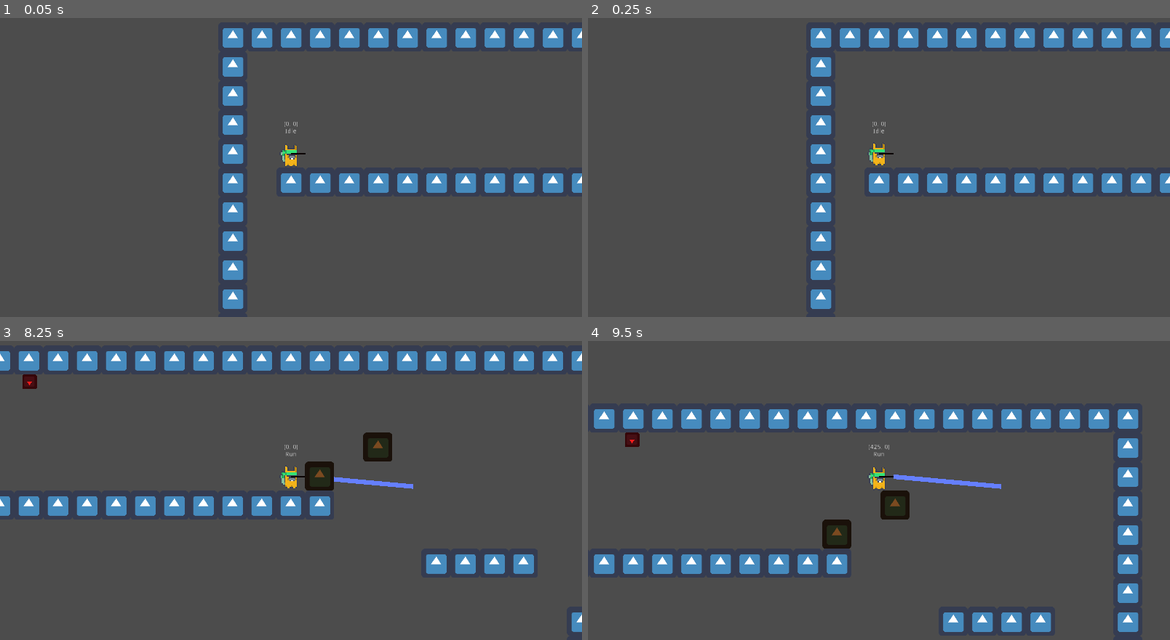
Above: before the commit, frames 1-4 (two rows, left to right).
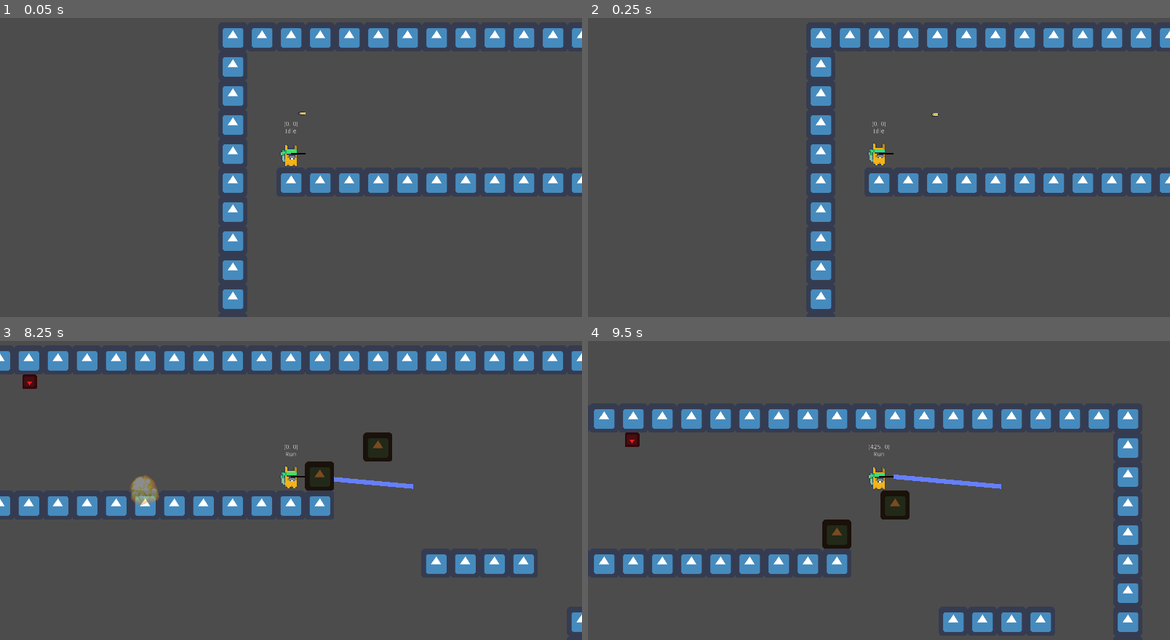
Above: after the commit, the same moments.

Repository: fruitdude/godot-metroidvania
Game: Godot game, scene res://src/main/Main.tscn
Same seed, same stepped clock (60 frames per second), same inputs: the game is played once before the commit and once after it. The engine's default icon, where the game draws it, is replaced by a stand-in: a white triangle on a blue panel in a dark square.
Inputs (mouse positions are in pixels of both pictures, inside the frame that each line leads up to):
- Up to frame 1 (0.05 s): no input
- Up to frame 2 (0.25 s): no input
- Up to frame 3 (8.25 s): move the mouse to (419, 460) at 0.52 s; press the mouse at (419, 460) at 0.53 s; hold D (move_right) 0.53-2.03 s; tap Space (jump) at 0.77, 1.52, 3.02, 3.77, 4.52, 6.02, 6.77, 7.52 s; move the mouse to (174, 493) at 1.27 s; release the mouse at (174, 493) at 1.28 s; tap Shift (stay_stationary) every 1.5 s from 1.35 to 7.35 s; move the mouse to (349, 403) at 2.02 s; press the mouse at (349, 403) at 2.03 s; hold A (move_left) 2.03-2.78 s; move the mouse to (261, 541) at 2.77 s; release the mouse at (261, 541) at 2.78 s; hold D (move_right) 2.78-4.28 s; move the mouse to (465, 526) at 3.52 s; press the mouse at (465, 526) at 3.53 s; move the mouse to (116, 427) at 4.27 s; release the mouse at (116, 427) at 4.28 s; hold A (move_left) 4.28-5.03 s; move the mouse to (320, 475) at 5.02 s; press the mouse at (320, 475) at 5.03 s; hold D (move_right) 5.03-5.78 s; move the mouse to (203, 394) at 5.77 s; release the mouse at (203, 394) at 5.78 s; hold A (move_left) 5.78-7.28 s; move the mouse to (419, 460) at 6.52 s; press the mouse at (419, 460) at 6.53 s; move the mouse to (174, 493) at 7.27 s; release the mouse at (174, 493) at 7.28 s; hold D (move_right) from 7.28 s (still down); move the mouse to (349, 403) at 8.02 s; press the mouse at (349, 403) at 8.03 s
- Up to frame 4 (9.5 s): keep holding D (move_right); move the mouse to (849, 541) at 8.77 s; release the mouse at (849, 541) at 8.78 s; tap Shift (stay_stationary) at 8.85 s; tap Space (jump) at 9.02 s

The runs differ from the first frame. In frame 1, less than 0.1% of the frame differs, in the area x 51-53%, y 31-33%; in frame 2, less than 0.1%; in frame 3, 0.4%, in the area x 22-28%, y 44-55%; in frame 4, nothing differs.

Commit message:
explosion logic

Diff:
--- a/src/main/Main.tscn
+++ b/src/main/Main.tscn
@@ -1,9 +1,10 @@
-[gd_scene load_steps=7 format=2]
+[gd_scene load_steps=9 format=2]
 
 [ext_resource path="res://icon.png" type="Texture" id=1]
 [ext_resource path="res://src/player/Player.tscn" type="PackedScene" id=2]
 [ext_resource path="res://src/destructibles/box/Box.tscn" type="PackedScene" id=3]
 [ext_resource path="res://src/enemies/snail/SnailPath.tscn" type="PackedScene" id=4]
+[ext_resource path="res://src/weapons/Grenade/Grenade.tscn" type="PackedScene" id=5]
 
 [sub_resource type="ConvexPolygonShape2D" id=1]
 points = PoolVector2Array( 64, 64, 0, 64, 0, 0, 64, 0 )
@@ -30,6 +31,9 @@
 "shape_transform": Transform2D( 1, 0, 0, 1, 0, 0 )
 } ]
 0/z_index = 0
+
+[sub_resource type="PhysicsMaterial" id=3]
+bounce = 0.5
 
 [node name="Main" type="Node2D"]
 
@@ -75,5 +79,9 @@
 [node name="PathFollow2D" parent="Enemies/SnailPath" index="0"]
 position = Vector2( 564.764, 432 )
 
+[node name="Grenade" parent="." instance=ExtResource( 5 )]
+position = Vector2( 168, -56 )
+physics_material_override = SubResource( 3 )
+
 [editable path="Enemies/SnailPath"]
 [editable path="Enemies/SnailPath/PathFollow2D/Snail"]
--- /dev/null
+++ b/src/weapons/Grenade/Explosion/Explosion.gd
@@ -0,0 +1,8 @@
+extends Area2D
+
+
+export(NodePath) onready var anim_player = get_node(anim_player) as AnimationPlayer
+
+
+func _ready():
+	anim_player.play("explosion")
--- /dev/null
+++ b/src/weapons/Grenade/Explosion/Explosion.tscn
@@ -0,0 +1,140 @@
+[gd_scene load_steps=6 format=2]
+
+[ext_resource path="res://assets/grenade/explosion/Explosion.png" type="Texture" id=1]
+[ext_resource path="res://src/weapons/Grenade/Explosion/Explosion.gd" type="Script" id=2]
+
+[sub_resource type="CircleShape2D" id=2]
+radius = 22.0907
+
+[sub_resource type="Animation" id=3]
+length = 0.001
+tracks/0/type = "value"
+tracks/0/path = NodePath("CollisionShape2D:shape:radius")
+tracks/0/interp = 1
+tracks/0/loop_wrap = true
+tracks/0/imported = false
+tracks/0/enabled = true
+tracks/0/keys = {
+"times": PoolRealArray( 0 ),
+"transitions": PoolRealArray( 1 ),
+"update": 0,
+"values": [ 22.0907 ]
+}
+tracks/1/type = "value"
+tracks/1/path = NodePath("Sprite:frame")
+tracks/1/interp = 1
+tracks/1/loop_wrap = true
+tracks/1/imported = false
+tracks/1/enabled = true
+tracks/1/keys = {
+"times": PoolRealArray( 0 ),
+"transitions": PoolRealArray( 1 ),
+"update": 0,
+"values": [ 0 ]
+}
+tracks/2/type = "value"
+tracks/2/path = NodePath("CollisionShape2D:disabled")
+tracks/2/interp = 1
+tracks/2/loop_wrap = true
+tracks/2/imported = false
+tracks/2/enabled = true
+tracks/2/keys = {
+"times": PoolRealArray( 0 ),
+"transitions": PoolRealArray( 1 ),
+"update": 0,
+"values": [ false ]
+}
+tracks/3/type = "value"
+tracks/3/path = NodePath("Sprite:self_modulate")
+tracks/3/interp = 1
+tracks/3/loop_wrap = true
+tracks/3/imported = false
+tracks/3/enabled = true
+tracks/3/keys = {
+"times": PoolRealArray( 0 ),
+"transitions": PoolRealArray( 1 ),
+"update": 0,
+"values": [ Color( 1, 1, 1, 1 ) ]
+}
+
+[sub_resource type="Animation" id=4]
+resource_name = "explosion"
+length = 1.1
+loop = true
+tracks/0/type = "value"
+tracks/0/path = NodePath("Sprite:frame")
+tracks/0/interp = 1
+tracks/0/loop_wrap = true
+tracks/0/imported = false
+tracks/0/enabled = true
+tracks/0/keys = {
+"times": PoolRealArray( 0, 0.1, 0.2, 0.3, 0.4, 0.5, 0.6, 0.7, 0.8, 0.9, 1, 1.1 ),
+"transitions": PoolRealArray( 1, 1, 1, 1, 1, 1, 1, 1, 1, 1, 1, 1 ),
+"update": 1,
+"values": [ 0, 1, 2, 3, 4, 5, 6, 7, 8, 9, 10, 11 ]
+}
+tracks/1/type = "value"
+tracks/1/path = NodePath("CollisionShape2D:shape:radius")
+tracks/1/interp = 1
+tracks/1/loop_wrap = true
+tracks/1/imported = false
+tracks/1/enabled = true
+tracks/1/keys = {
+"times": PoolRealArray( 0, 0.1, 0.2, 0.3, 0.4 ),
+"transitions": PoolRealArray( 1, 1, 1, 1, 1 ),
+"update": 0,
+"values": [ 8.0, 25.0, 34.0, 31.1111, 41.0 ]
+}
+tracks/2/type = "value"
+tracks/2/path = NodePath("CollisionShape2D:disabled")
+tracks/2/interp = 1
+tracks/2/loop_wrap = true
+tracks/2/imported = false
+tracks/2/enabled = true
+tracks/2/keys = {
+"times": PoolRealArray( 0, 0.5 ),
+"transitions": PoolRealArray( 1, 1 ),
+"update": 1,
+"values": [ false, true ]
+}
+tracks/3/type = "value"
+tracks/3/path = NodePath("Sprite:self_modulate")
+tracks/3/interp = 1
+tracks/3/loop_wrap = true
+tracks/3/imported = false
+tracks/3/enabled = true
+tracks/3/keys = {
+"times": PoolRealArray( 0.7, 1.1 ),
+"transitions": PoolRealArray( 1, 1 ),
+"update": 0,
+"values": [ Color( 1, 1, 1, 1 ), Color( 1, 1, 1, 0 ) ]
+}
+tracks/4/type = "method"
+tracks/4/path = NodePath(".")
+tracks/4/interp = 1
+tracks/4/loop_wrap = true
+tracks/4/imported = false
+tracks/4/enabled = true
+tracks/4/keys = {
+"times": PoolRealArray( 1.1 ),
+"transitions": PoolRealArray( 1 ),
+"values": [ {
+"args": [  ],
+"method": "queue_free"
+} ]
+}
+
+[node name="Explosion" type="Area2D"]
+script = ExtResource( 2 )
+anim_player = NodePath("AnimationPlayer")
+
+[node name="Sprite" type="Sprite" parent="."]
+texture = ExtResource( 1 )
+hframes = 12
+
+[node name="CollisionShape2D" type="CollisionShape2D" parent="."]
+shape = SubResource( 2 )
+
+[node name="AnimationPlayer" type="AnimationPlayer" parent="."]
+anims/RESET = SubResource( 3 )
+anims/explosion = SubResource( 4 )
--- /dev/null
+++ b/src/weapons/Grenade/Grenade.gd
@@ -0,0 +1,16 @@
+extends RigidBody2D
+
+
+export(NodePath) onready var timer = get_node(timer) as Timer
+export(PackedScene) onready var explosion
+
+
+func _on_Timer_timeout() -> void:
+	_instance_explosion()
+	queue_free()
+
+
+func _instance_explosion() -> void:
+	var new_explosion = explosion.instance()
+	get_parent().add_child(new_explosion)
+	new_explosion.global_position = global_position
--- /dev/null
+++ b/src/weapons/Grenade/Grenade.tscn
@@ -0,0 +1,31 @@
+[gd_scene load_steps=5 format=2]
+
+[ext_resource path="res://assets/bullet.png" type="Texture" id=1]
+[ext_resource path="res://src/weapons/Grenade/Grenade.gd" type="Script" id=2]
+[ext_resource path="res://src/weapons/Grenade/Explosion/Explosion.tscn" type="PackedScene" id=3]
+
+[sub_resource type="CapsuleShape2D" id=1]
+radius = 4.0
+height = 8.0
+
+[node name="Grenade" type="RigidBody2D"]
+collision_layer = 0
+collision_mask = 10
+linear_velocity = Vector2( 500, 0 )
+script = ExtResource( 2 )
+timer = NodePath("Timer")
+explosion = ExtResource( 3 )
+
+[node name="Sprite" type="Sprite" parent="."]
+texture = ExtResource( 1 )
+
+[node name="CollisionShape2D" type="CollisionShape2D" parent="."]
+rotation = 1.5708
+shape = SubResource( 1 )
+
+[node name="Timer" type="Timer" parent="."]
+wait_time = 8.0
+one_shot = true
+autostart = true
+
+[connection signal="timeout" from="Timer" to="." method="_on_Timer_timeout"]
Binary file added: assets/grenade/explosion/Explosion.png
Not shown, added: assets/grenade/explosion/Explosion.png.import
